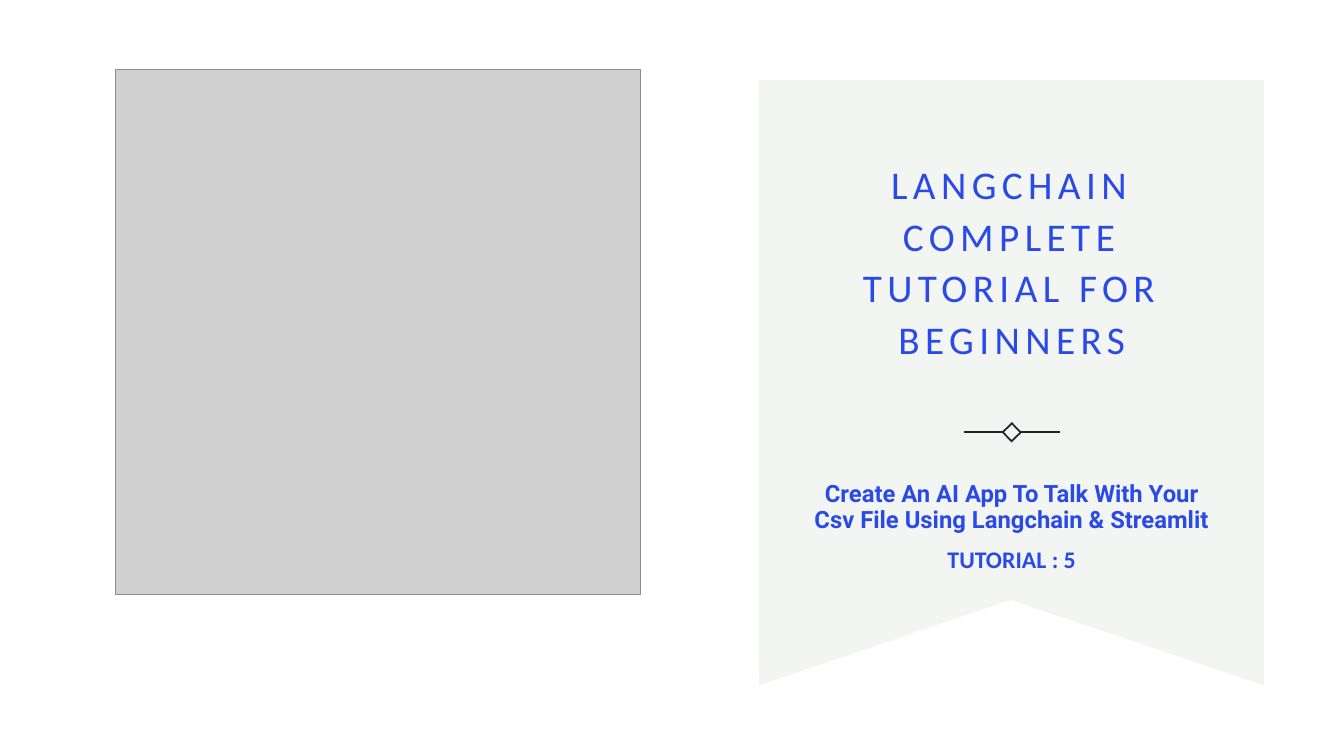
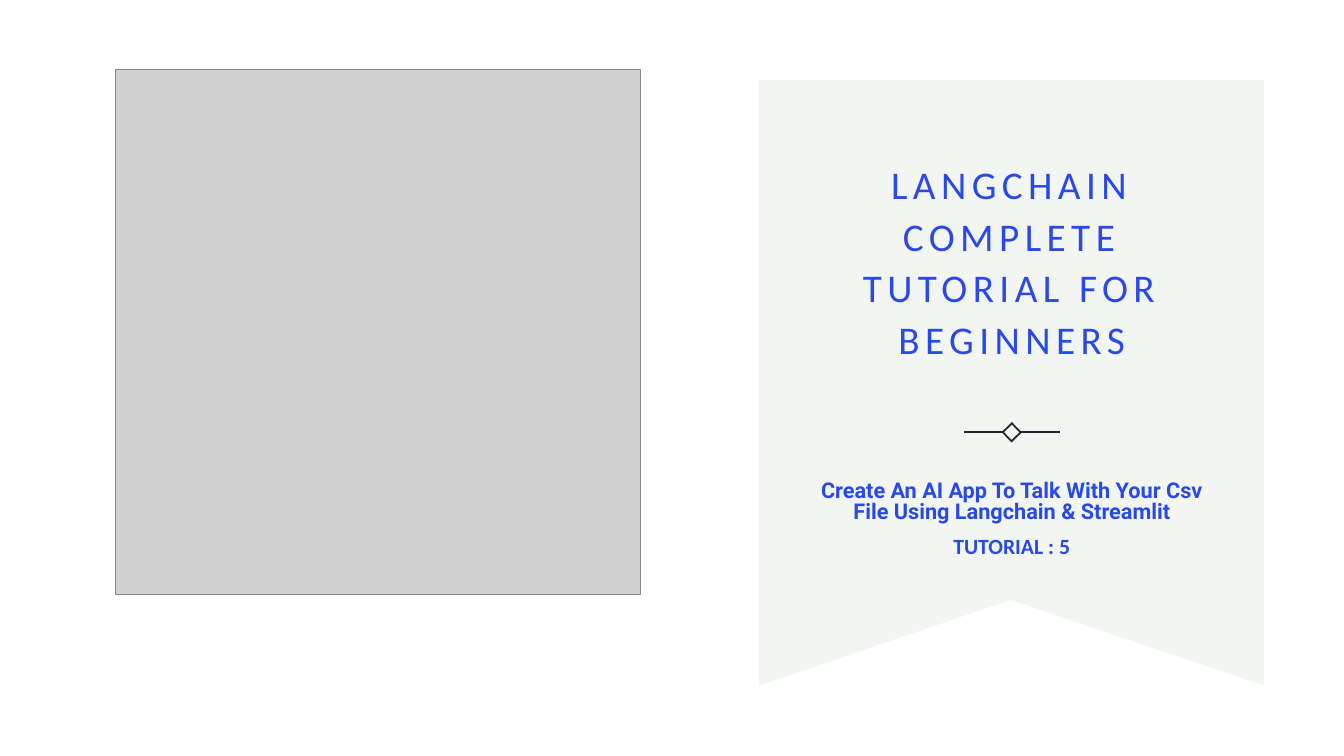
Before and after one commit to ronidas39/LLMtutorial, a slide deck: slide 1 of tutorial5/tutorial5.pptx. Drawn at 1344x756 pixels with LibreOffice and Linux fonts; fonts in the diff are those of the drawing; grey boxes stand for pictures; background and template pictures are left out. Boxes give left, top, right and bottom in pixels: in the first picture for what was removed or moved away, otherwise in the second. Text is boxed around its words. In the diff, an @@ line names an element or a change of style, - is before the commit and + after.

Commit message:
tutorial5

```diff
--- a/tutorial5/tutorial5.pptx
+++ b/tutorial5/tutorial5.pptx
@@ subtitle "Create An AI App To ..." at <box>821,481,1202,554</box>: size 17 to 15.5 pt; line spacing 0.9 to 0.8 @@
```
Also in this commit, not shown: 1 other slide changed, 1 other file.
